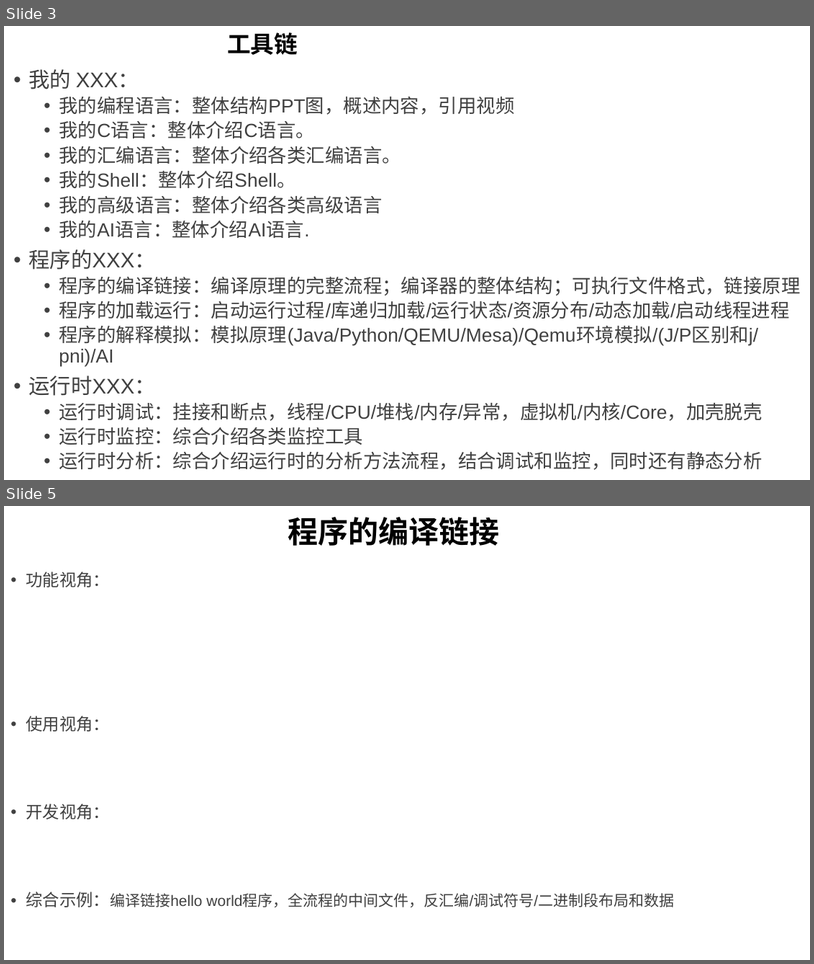
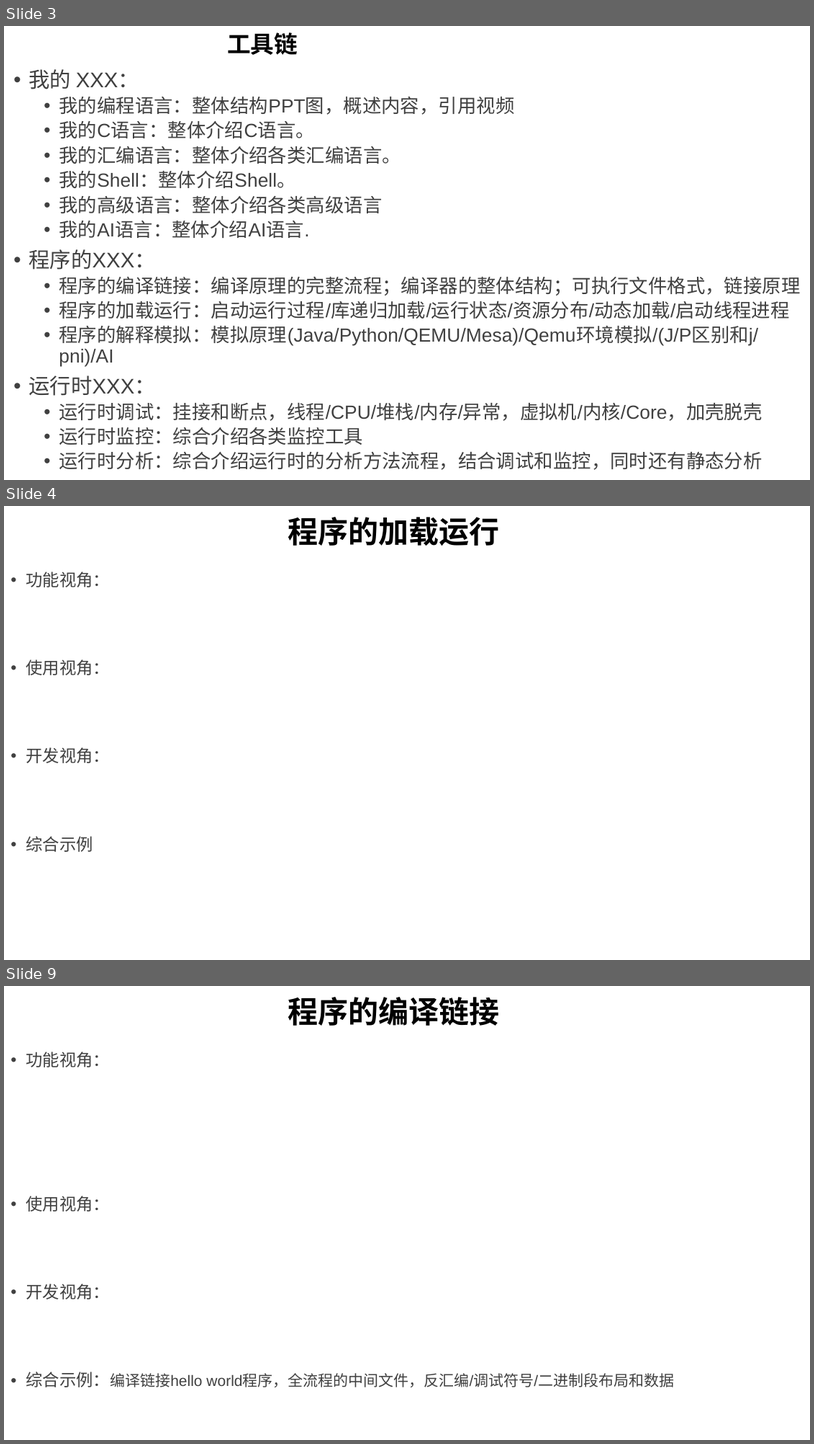
Before and after one commit to GavinKoeng/it-talks, a slide deck: it-talks.pptx. Shown one above the other, each under a label of ours: slides 3 and 5 before the commit, slides 3, 4 and 9 after it; the slides between them are not shown. The pictures are 814x964 and 814x1444 pixels, drawn with LibreOffice and Linux fonts; fonts in the diff are those of the drawing. Boxes give left, top, right and bottom in pixels: in the first picture for what was removed or moved away, otherwise in the second. Text is boxed around its words. In the diff, an @@ line names an element or a change of style, - is before the commit and + after.

Commit message:
完成程序的加载运行视频组提纲，并补充一个示例视频

```diff
--- a/it-talks.pptx
+++ b/it-talks.pptx
@@ slide 4 added at [4, 506, 810, 960], background #FFFFFF @@
@@ title added at [288, 517, 499, 546], 36 pt, text #000000, bold @@
+程序的加载运行
@@ text added at [26, 572, 110, 852], 20 pt, text #404040 @@
+• 功能视角：
+• 使用视角：
+• 开发视角：
+• 综合示例
@@ what was slide 5 is now slide 9 @@
```
Also in this commit, not shown: 1 slide changed, 3 other slides added, 1 other file.
